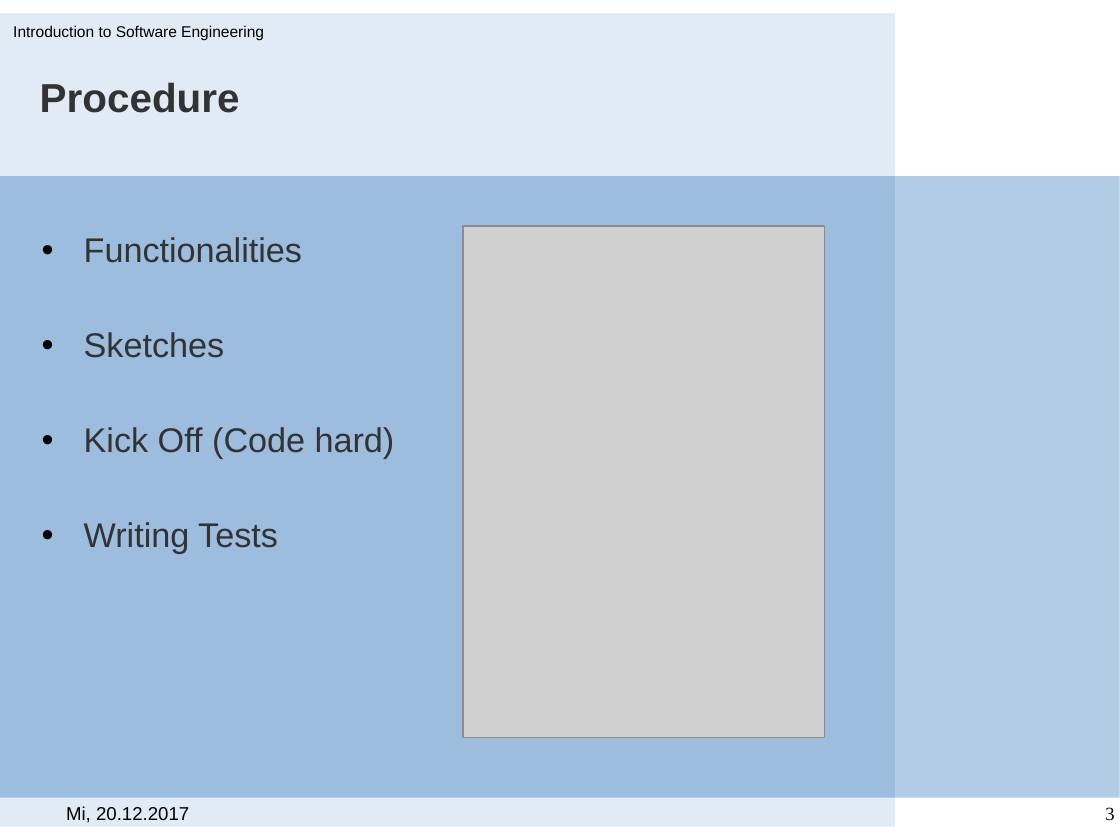
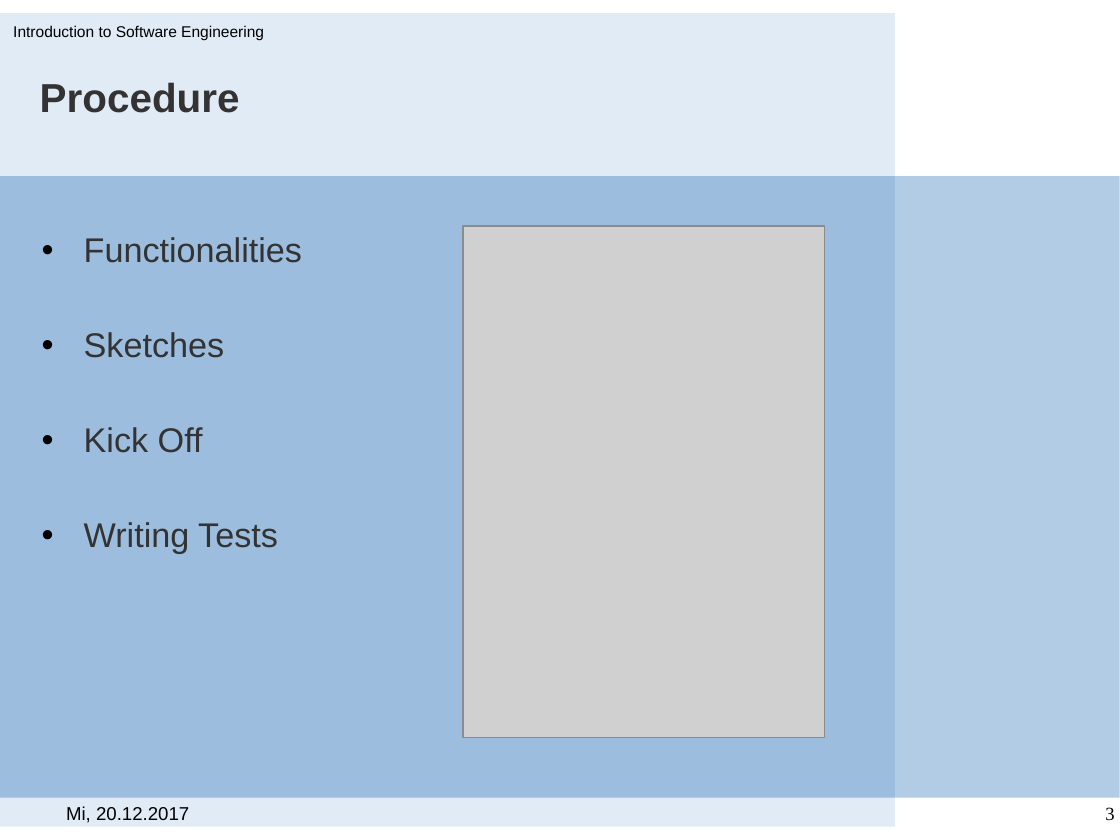
Before and after one commit to scg-unibe-ch/ese2017-team1, a slide deck: slide 3 of Documentation/ESE team1.pptx. Drawn at 1120x840 pixels with LibreOffice and Linux fonts; fonts in the diff are those of the drawing; grey boxes stand for pictures; background and template pictures are left out. Boxes give left, top, right and bottom in pixels: in the first picture for what was removed or moved away, otherwise in the second. Text is boxed around its words. In the diff, an @@ line names an element or a change of style, - is before the commit and + after.

```diff
--- a/Documentation/ESE team1.pptx
+++ b/Documentation/ESE team1.pptx
@@ text at (84,427,203,453): text changed @@
-• Kick Off (Code hard)
+• Kick Off
```
Also in this commit, not shown: 1 slide added.
